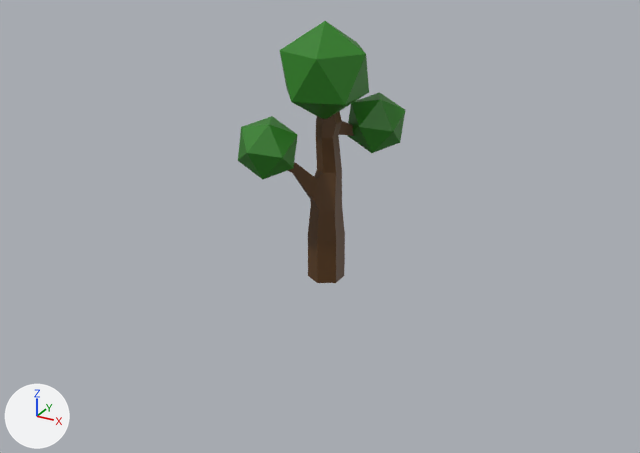
The Blender file blender/assets.blend, before and after one commit.
One viewpoint serves both versions: a camera (50 mm lens) standing at (6.07, -11.25, 6.49) and looking at (0.13, -0.44, 1.08). The lights are fixed; the arrows at lower left show +X, +Y and +Z.

Objects in the first picture: 'Tree1'.
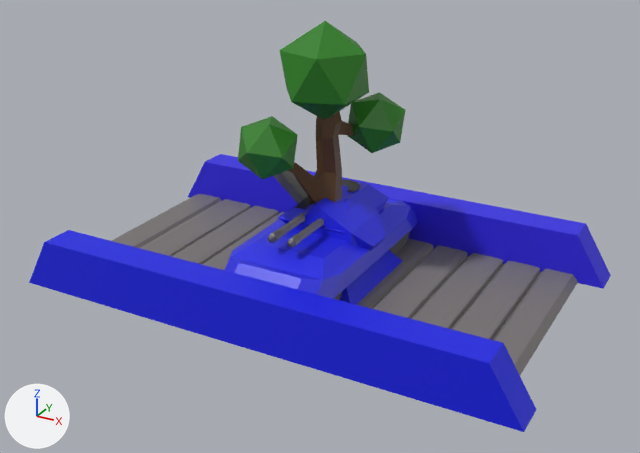
Commit message: added tank model

Edits to the bpy script that builds the scene:
```text
Add me_cube_005:
    me_cube_005.from_pydata(...)  # 172 vertices, 164 faces; spans x -1.47..1.37, y -3.76..1.38, z -1.0..0.83
    # faces by material slot: [10, 140, 14]
    me_cube_005.materials.append(mat_material)  # blue #282ce7
    me_cube_005.materials.append(mat_barrel)  # grey #747474
    me_cube_005.materials.append(mat_barrelbits)  # black #2c2c2c
Add me_cube_002:
    me_cube_002.from_pydata(...)  # 56 vertices, 52 faces; spans x -1.3..1.23, y -1.44..1.45, z -1.0..4.86
    # faces by material slot: [10, 42]
    me_cube_002.materials.append(mat_barrelbits)  # black #2c2c2c
    me_cube_002.materials.append(mat_material)  # blue #282ce7
Change ob_antiaircraftbase:
    remove ob_antiaircraftbase.hide_set(True)
Change ob_antiaircraft:
    remove ob_antiaircraft.hide_set(True)
Change ob_bridge:
    remove ob_bridge.hide_set(True)
Add ob_tankturret:
    ob_tankturret = bpy.data.objects.new('TankTurret', me_cube_005)
    ob_tankturret.location = (0.0, 0.43, 1.2)
    ob_tankturret.scale = (0.41, 0.488, 0.24)
Add ob_tankbody:
    ob_tankbody = bpy.data.objects.new('TankBody', me_cube_002)
    ob_tankbody.location = (0.0, 0.0, 0.14)
    ob_tankbody.scale = (0.704, 1.46, 0.169)
```

What differs and where, as boxes [x1, y1, x2, y2] in the pictures (640 x 453 px):
'Bridge', shown: after [29, 154, 611, 432]
'TankBody', added (blue): after [225, 199, 417, 300]
    faces in mat_material (blue #282ce7): [225, 199, 417, 299]
    faces in mat_barrelbits (black #2c2c2c): [334, 232, 410, 300]
'AntiAircraft', shown (blue): after [274, 171, 386, 252]
'TankTurret', added: after [268, 179, 389, 247]
    faces in mat_material (blue #282ce7): [278, 182, 389, 233]
    faces in mat_barrel (grey #747474): [268, 211, 324, 247]
    faces in mat_barrelbits (black #2c2c2c): [342, 179, 360, 192]
'AntiAircraftBase', shown (blue): after [340, 250, 402, 305]
